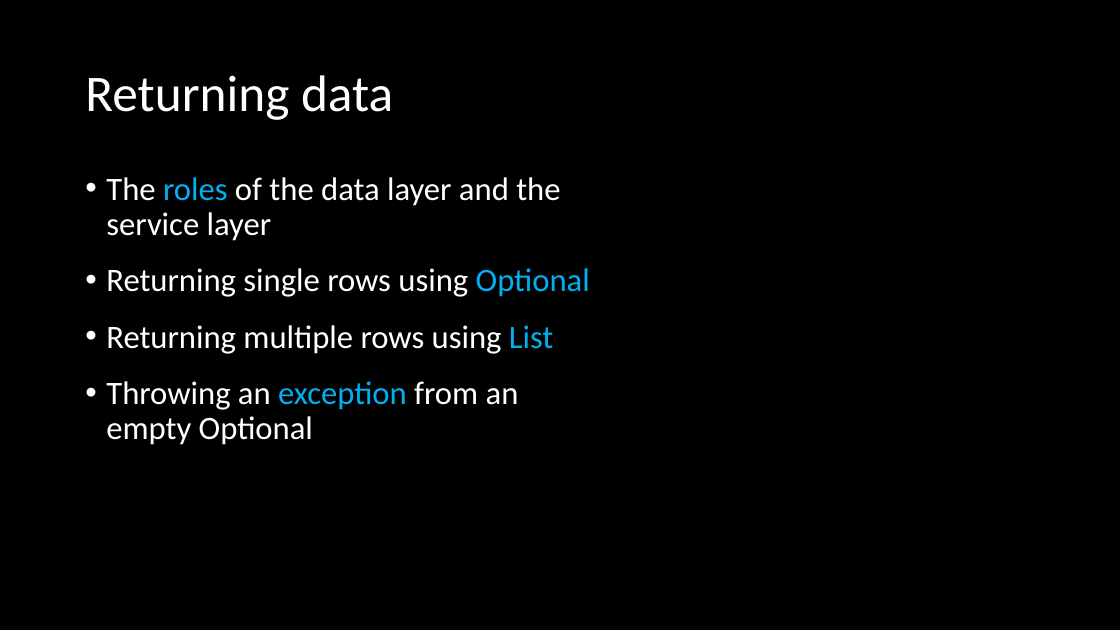
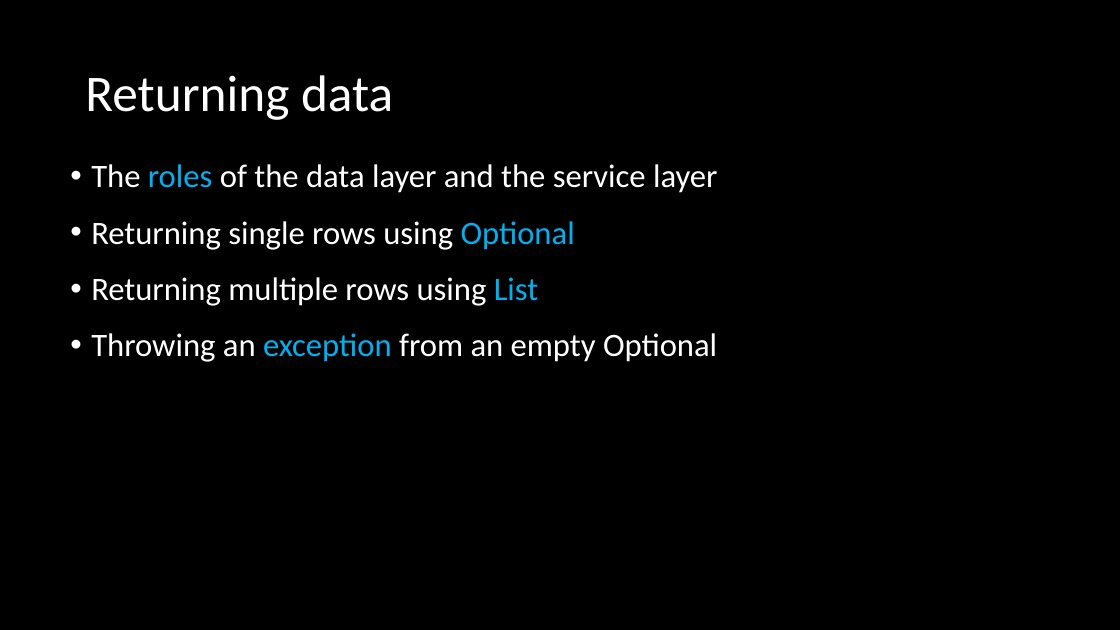
Before and after one commit to ckiefriter1/PT-BESD, a slide deck: slide 7 of Week10/W10.01. Week 4 Overview.pptx. Drawn at 1120x630 pixels with LibreOffice and Linux fonts; fonts in the diff are those of the drawing. Boxes give left, top, right and bottom in pixels: in the first picture for what was removed or moved away, otherwise in the second. Text is boxed around its words. In the diff, an @@ line names an element or a change of style, - is before the commit and + after.

```diff
--- a/Week10/W10.01. Week 4 Overview.pptx
+++ b/Week10/W10.01. Week 4 Overview.pptx
@@ text "The roles of the data ..." rewrapped from [106,177,590,445] to [91,164,717,362] @@
```
Also in this commit, not shown: 3 other slides changed, 17 other files.
